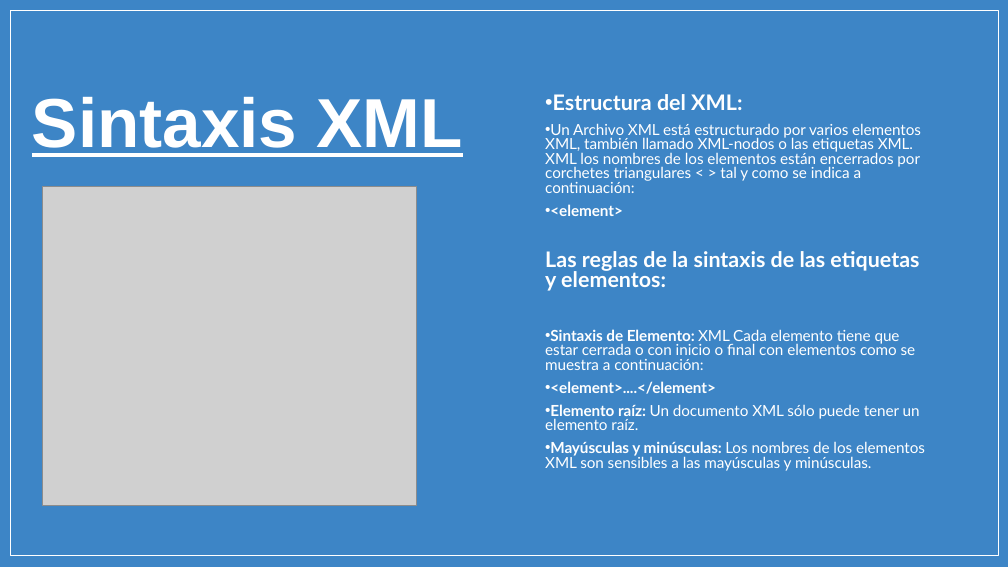
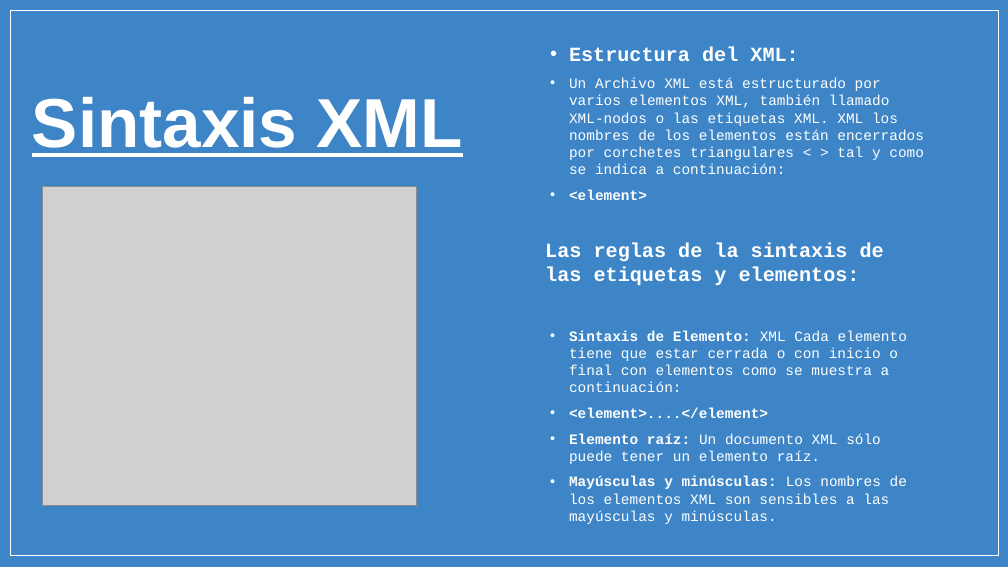
Before and after one commit to micarsan/DAW1-CSS_Avanzado, a slide deck: slide 6 of xml/PARTE 1 - STORY 01 Y 02 - XML y RSS.pptx. Drawn at 1008x567 pixels with LibreOffice and Linux fonts; fonts in the diff are those of the drawing; grey boxes stand for pictures; background and template pictures are left out. Boxes give left, top, right and bottom in pixels: in the first picture for what was removed or moved away, otherwise in the second. Text is boxed around its words. In the diff, an @@ line names an element or a change of style, - is before the commit and + after.

```diff
--- a/xml/PARTE 1 - STORY 01 Y 02 - XML y RSS.pptx
+++ b/xml/PARTE 1 - STORY 01 Y 02 - XML y RSS.pptx
@@ subtitle "Estructura del XML:" at (545, 47, 924, 524): size 15.3 to 14.4 pt in "Estructura del XML:", "Las reglas de la sintaxis de las ..."; font Lato to Courier New; size 10.8 to 10.2 pt in "Un Archivo XML está estructurado por varios ...", "<element>", "Sintaxis de Elemento: XML Cada elemento tiene ...", "<element>....</element>" and 2 more places; line spacing 0.8 to 1 @@
```
Also in this commit, not shown: 12 other slides changed, 8 slides added.
